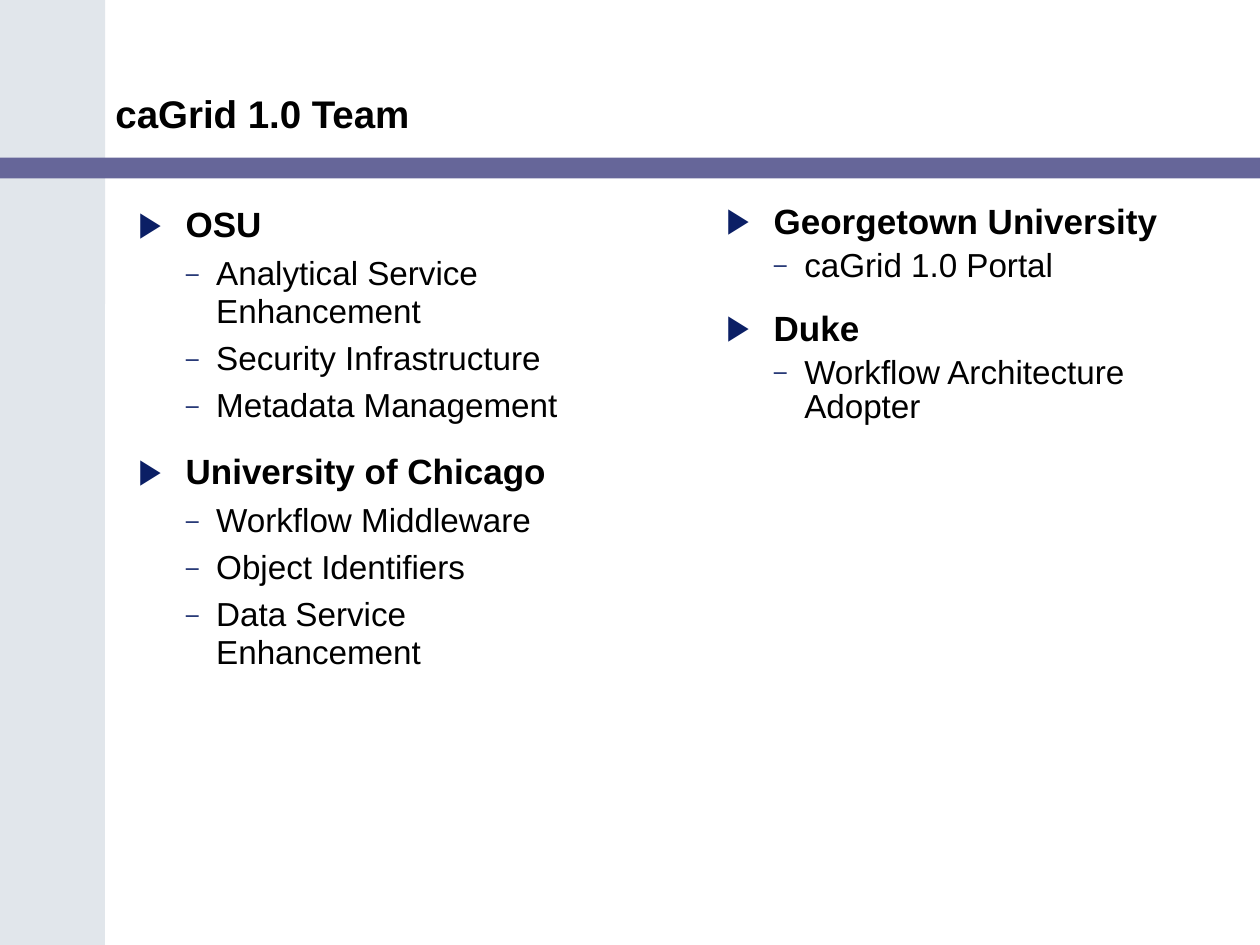
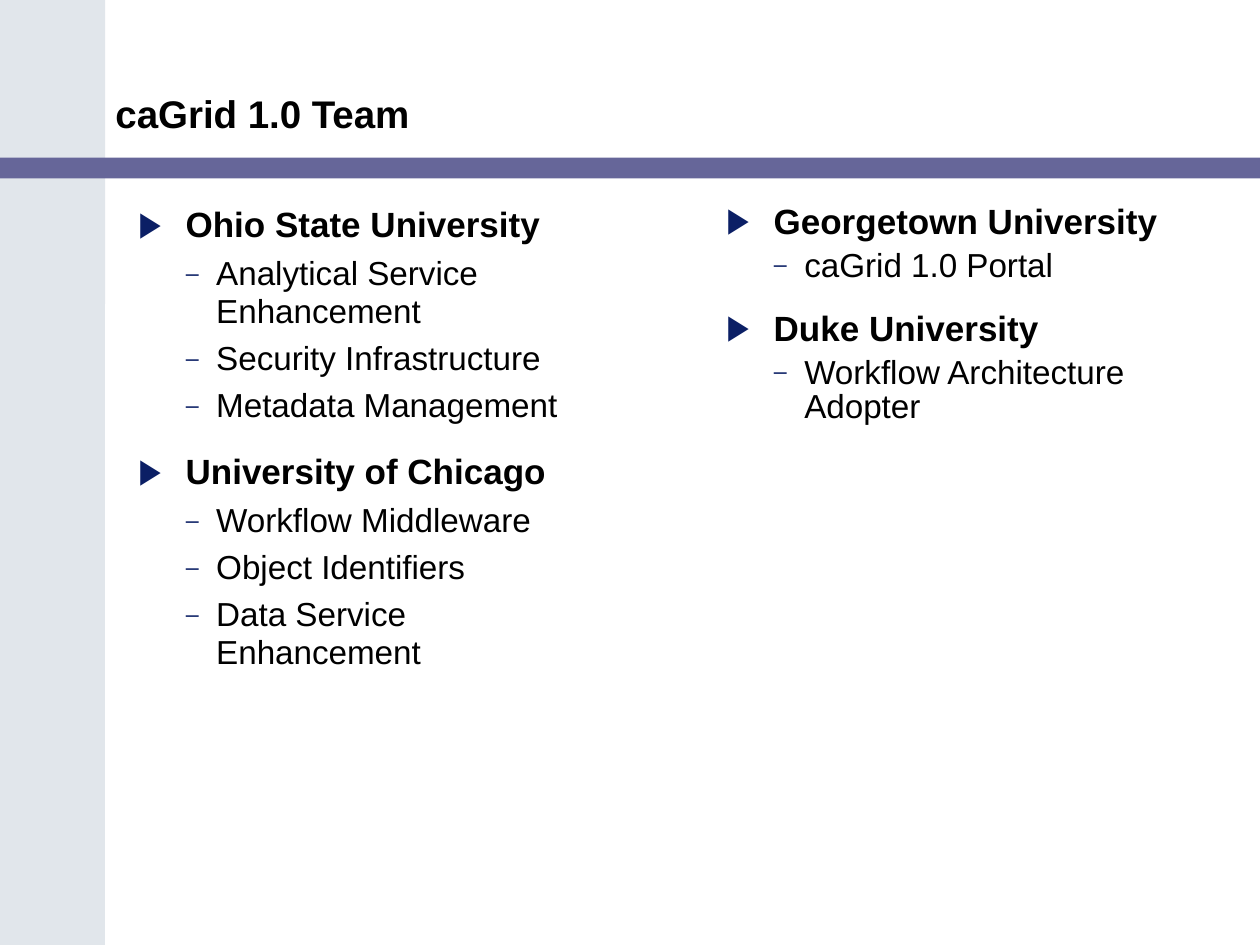
Before and after one commit to NCIP/cagrid-portal, a slide deck: slide 4 of cagrid-1-0/Documentation/presentations/200602_VCDE_ARCH/caGrid_Update_Arch_VCDE_Feb1.ppt. Drawn at 1260x945 pixels with LibreOffice and Linux fonts; fonts in the diff are those of the drawing; background and template pictures are left out. Boxes give left, top, right and bottom in pixels: in the first picture for what was removed or moved away, otherwise in the second. Text is boxed around its words. In the diff, an @@ line names an element or a change of style, - is before the commit and + after.

```diff
--- a/cagrid-1-0/Documentation/presentations/200602_VCDE_ARCH/caGrid_Update_Arch_VCDE_Feb1.ppt
+++ b/cagrid-1-0/Documentation/presentations/200602_VCDE_ARCH/caGrid_Update_Arch_VCDE_Feb1.ppt
@@ text at box(186, 211, 539, 244): text changed @@
-▶ OSU
+▶ Ohio State University
@@ text at box(774, 315, 1038, 348): text changed @@
-▶ Duke
+▶ Duke University
```
Also in this commit, not shown: 1 other slide changed, 1 slide added, 1 slide removed.
